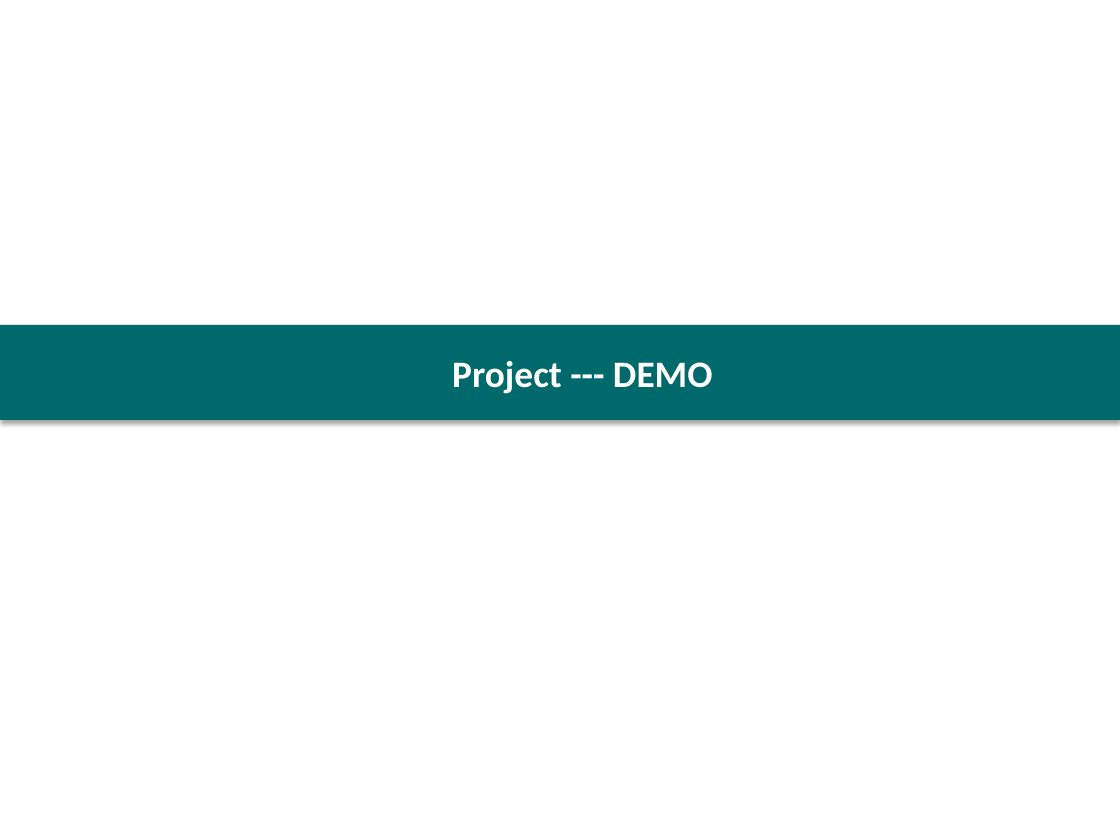
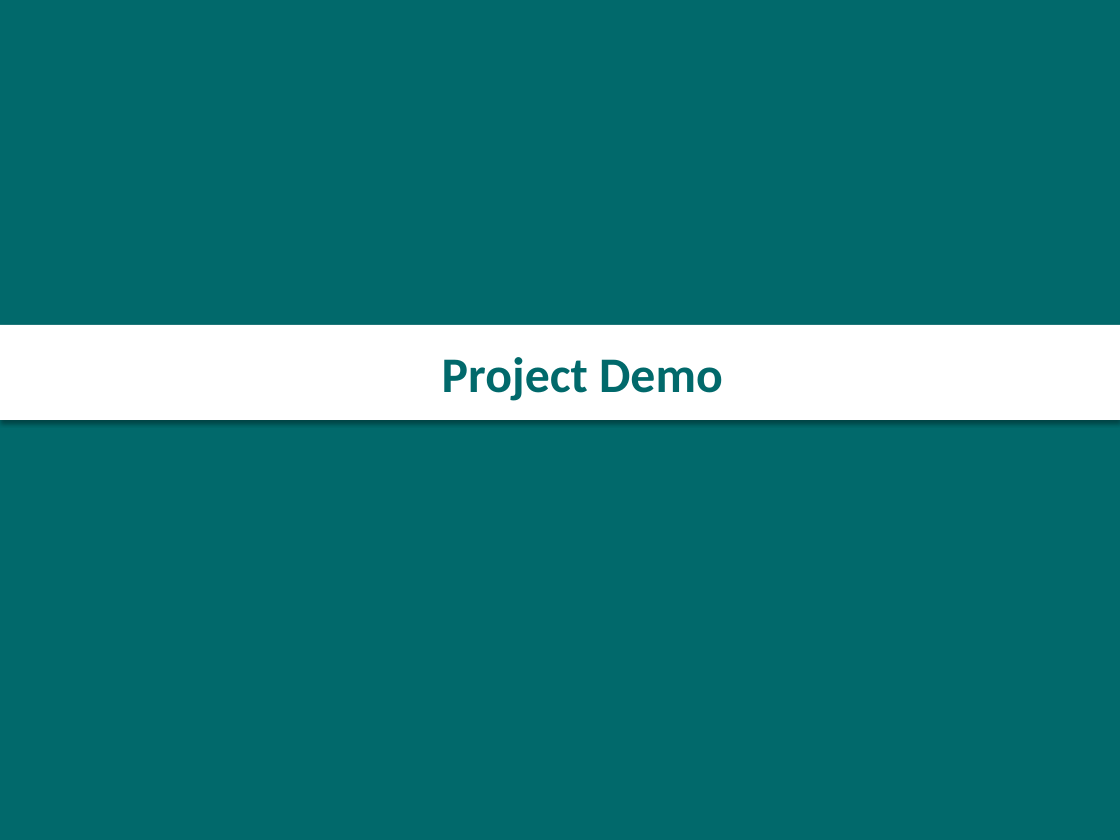
Before and after one commit to Wasiullah26/Smart-waste-bin, a slide deck: slide 6 of docs/FogEdge_5min_Presentation.pptx (slide 5 before the commit). Drawn at 1120x840 pixels with LibreOffice and Linux fonts; fonts in the diff are those of the drawing. Boxes give left, top, right and bottom in pixels: in the first picture for what was removed or moved away, otherwise in the second. Text is boxed around its words. In the diff, an @@ line names an element or a change of style, - is before the commit and + after.

```diff
--- a/docs/FogEdge_5min_Presentation.pptx
+++ b/docs/FogEdge_5min_Presentation.pptx
@@ background #FFFFFF to #01696B @@
@@ rectangle "Project Demo" at bbox=[0, 325, 1120, 420]: fill #00696B to #FFFFFF @@
@@ text in rectangle at bbox=[442, 357, 723, 401]: text changed; size 24 to 32 pt; text colour #FFFFFF to #01696B @@
-Project --- DEMO
+Project Demo
```
Also in this commit, not shown: 3 other slides changed, 1 slide added, 2 slides removed, 1 other file.
